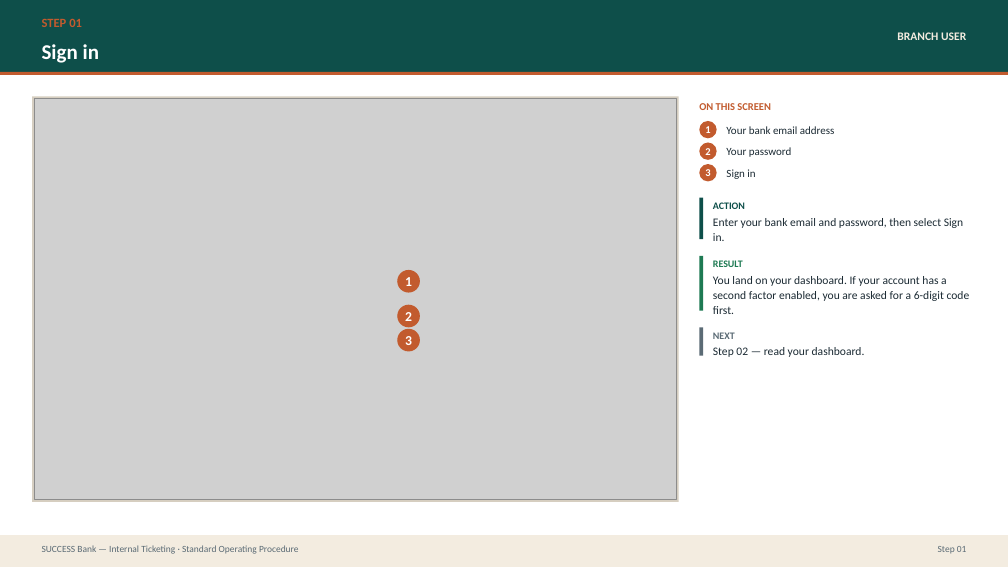
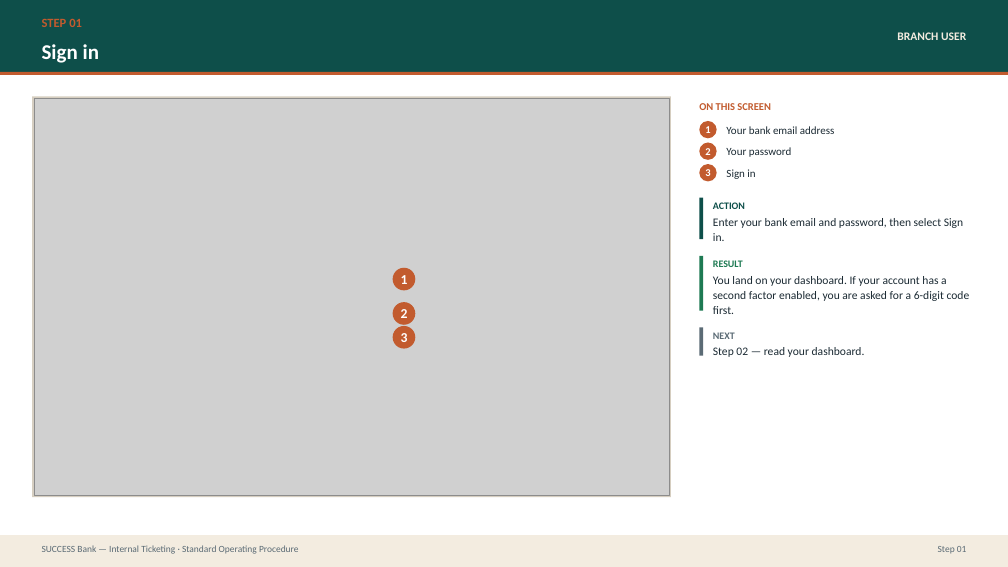
Before and after one commit to prajwal-patil-hub/Internal-Banking-Ticketing-System, a slide deck: slide 12 of docs/sop/SUCCESS-Bank-Ticketing-SOP.pptx. Drawn at 1008x567 pixels with LibreOffice and Linux fonts; fonts in the diff are those of the drawing; grey boxes stand for pictures. Boxes give left, top, right and bottom in pixels: in the first picture for what was removed or moved away, otherwise in the second. Text is boxed around its words. In the diff, an @@ line names an element or a change of style, - is before the commit and + after.

```diff
--- a/docs/sop/SUCCESS-Bank-Ticketing-SOP.pptx
+++ b/docs/sop/SUCCESS-Bank-Ticketing-SOP.pptx
@@ rectangle: place and size @@
-rectangle at (32, 96, 678, 501)
+rectangle at (32, 96, 671, 497)
@@ picture: place and size @@
-picture at (34, 98, 677, 500)
+picture at (34, 98, 669, 495)
@@ ellipse "1": place and size @@
-ellipse "1" at (397, 270, 420, 293)
+ellipse "1" at (392, 268, 415, 290)
@@ ellipse "2": place and size @@
-ellipse "2" at (397, 305, 420, 327)
+ellipse "2" at (392, 302, 415, 325)
@@ ellipse "3": place and size @@
-ellipse "3" at (397, 329, 420, 352)
+ellipse "3" at (392, 326, 415, 349)
```
Also in this commit, not shown: 30 other slides changed, 7 slides added, 7 other files.
